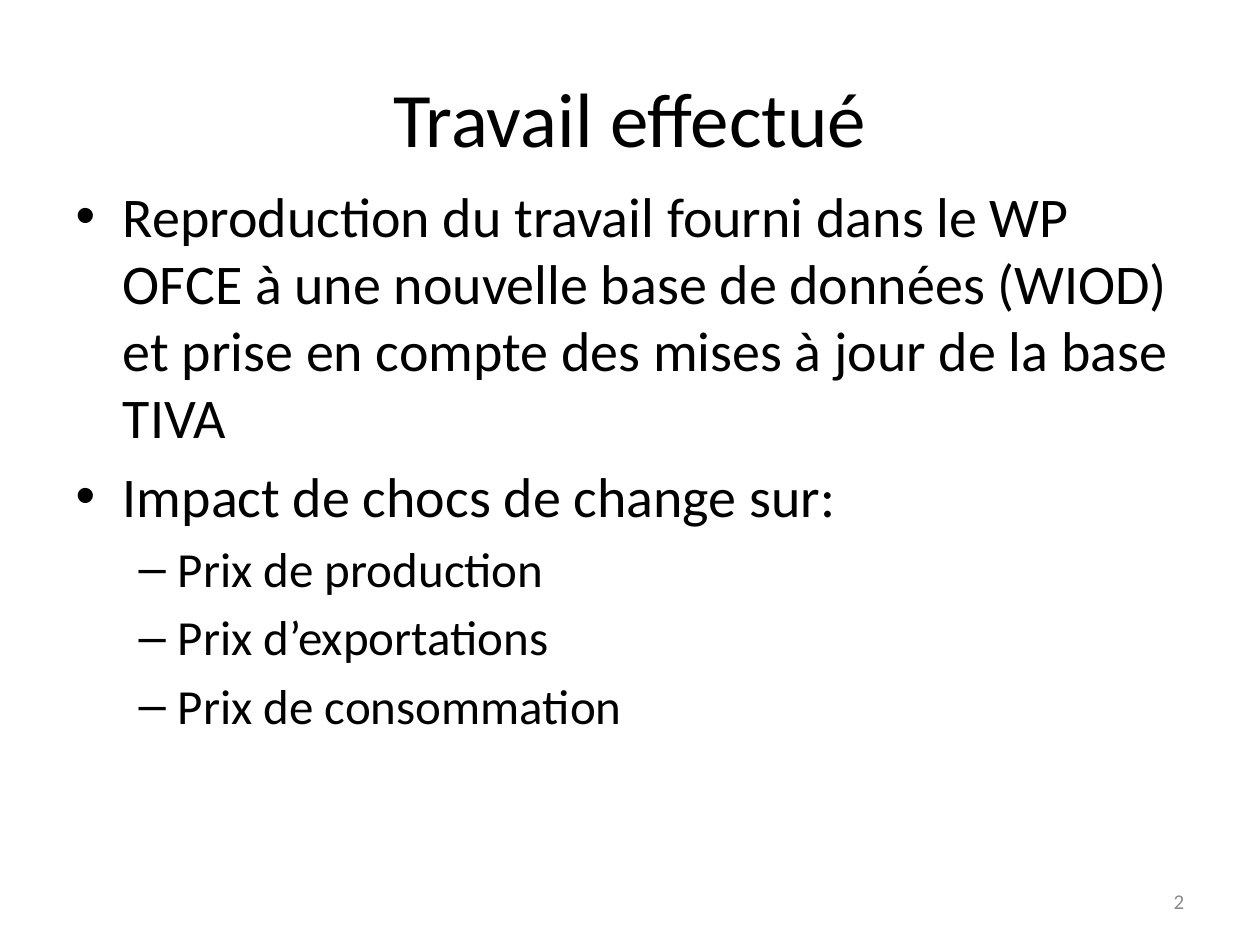
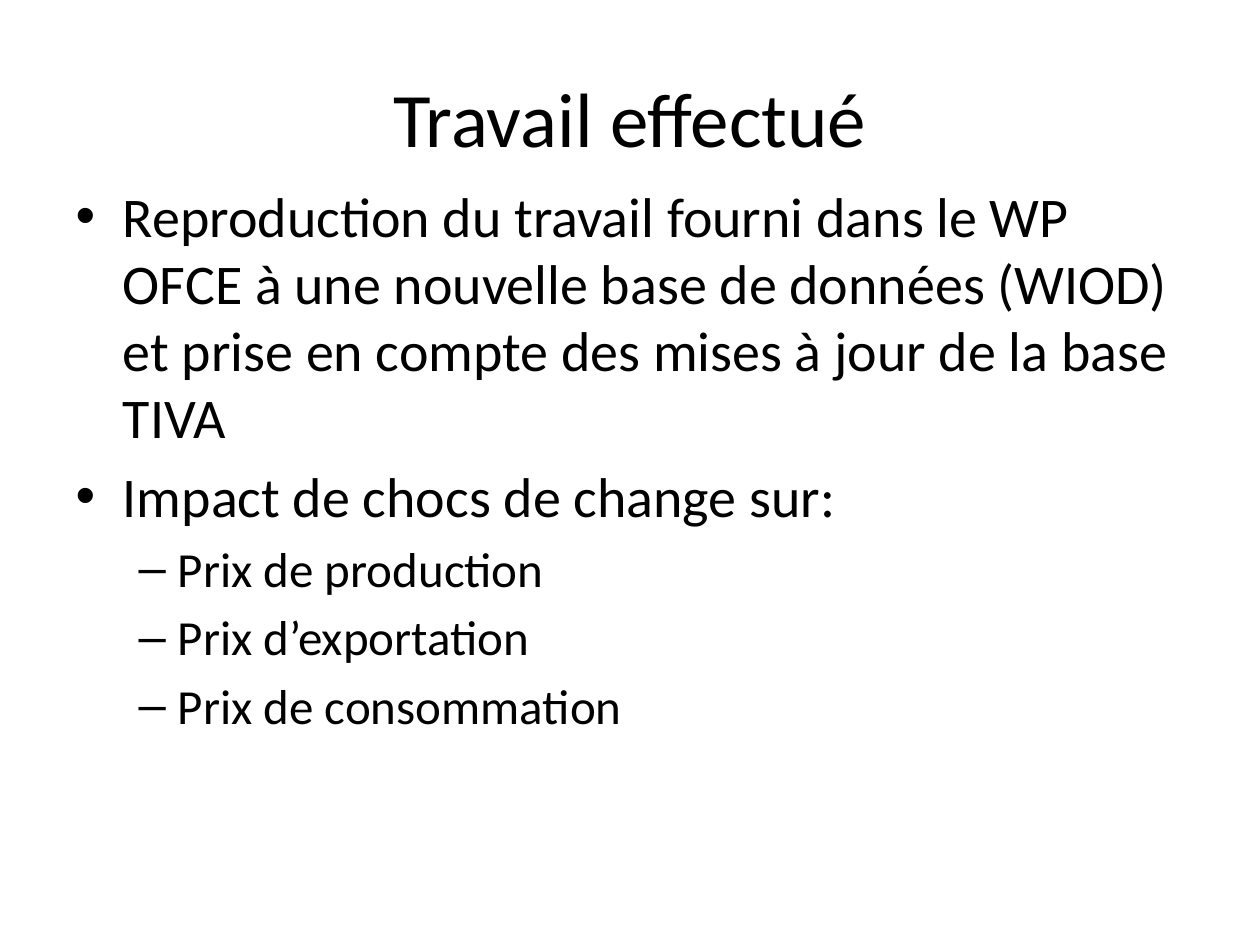
Before and after one commit to gdaudin/OFCE_CommerceVA, a slide deck: slide 2 of c17255-Point d’étape projet WIOD TIVA.pptx. Drawn at 1260x945 pixels with LibreOffice and Linux fonts; fonts in the diff are those of the drawing. Boxes give left, top, right and bottom in pixels: in the first picture for what was removed or moved away, otherwise in the second. Text is boxed around its words. In the diff, an @@ line names an element or a change of style, - is before the commit and + after.

```diff
--- a/c17255-Point d’étape projet WIOD TIVA.pptx
+++ b/c17255-Point d’étape projet WIOD TIVA.pptx
@@ text at [178, 620, 529, 663]: text changed @@
-  – Prix d’exportations
+  – Prix d’exportation
@@ page number removed at [1174, 895, 1185, 909] @@
-2
```
Also in this commit, not shown: 11 other slides changed, 1 slide removed, 1 other file.
